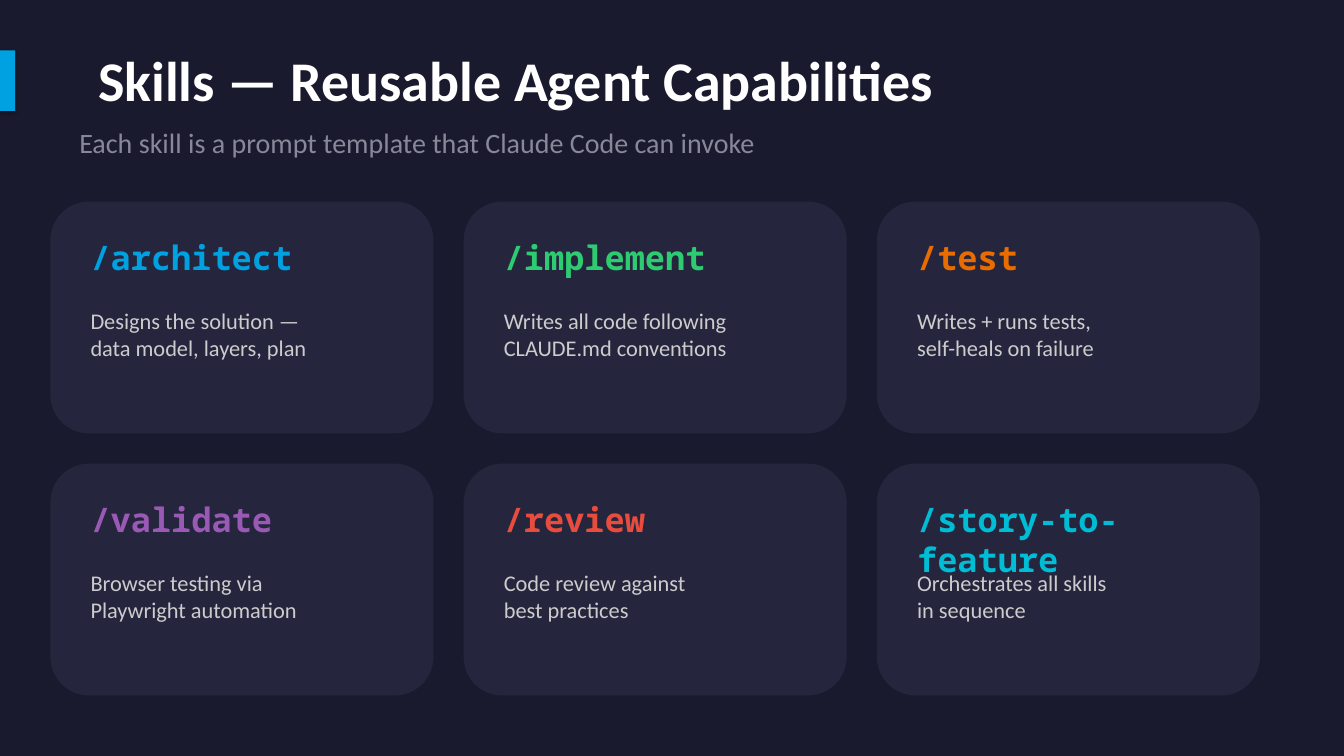
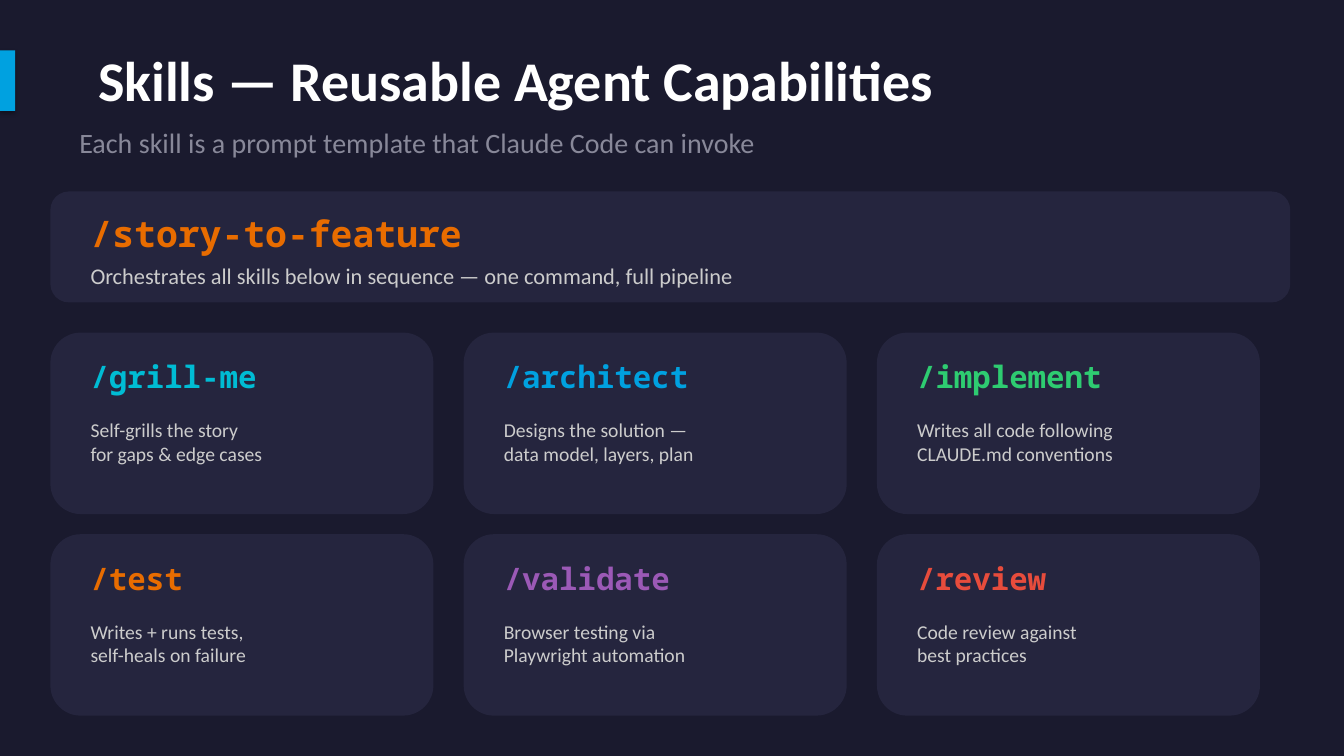
Before and after one commit to vernemi2/claude-code-user-group, a slide deck: slide 11 of docs/presentation.pptx. Drawn at 1344x756 pixels with LibreOffice and Linux fonts; fonts in the diff are those of the drawing. Boxes give left, top, right and bottom in pixels: in the first picture for what was removed or moved away, otherwise in the second. Text is boxed around its words. In the diff, an @@ line names an element or a change of style, - is before the commit and + after.

```diff
--- a/docs/presentation.pptx
+++ b/docs/presentation.pptx
@@ rounded rectangle resized from (x1=50, y1=202, x2=434, y2=434) to (x1=50, y1=192, x2=1291, y2=302) @@
@@ text "/story-to-feature" moved from (x1=917, y1=508, x2=1119, y2=582) to (x1=91, y1=219, x2=462, y2=256) @@
@@ text "/story-to-feature" at (x1=91, y1=219, x2=462, y2=256): size 24 to 26 pt, text colour #00BCD4 to #E86C00 @@
@@ text at (x1=91, y1=268, x2=732, y2=288): text changed @@
-Orchestrates all skills
-in sequence
+Orchestrates all skills below in sequence — one command, full pipeline
@@ rounded rectangle resized from (x1=464, y1=202, x2=847, y2=434) to (x1=50, y1=333, x2=434, y2=514) @@
@@ rounded rectangle resized from (x1=877, y1=202, x2=1260, y2=434) to (x1=464, y1=333, x2=847, y2=514) @@
@@ text "/architect" moved from (x1=91, y1=244, x2=293, y2=271) to (x1=504, y1=364, x2=688, y2=389) @@
@@ rounded rectangle resized from (x1=50, y1=464, x2=434, y2=696) to (x1=877, y1=333, x2=1260, y2=514) @@
@@ text "/implement" moved from (x1=504, y1=244, x2=706, y2=278) to (x1=917, y1=364, x2=1101, y2=396) @@
@@ text added at (x1=91, y1=364, x2=257, y2=396), 22 pt, text #00BCD4, bold @@
+/grill-me
@@ text "Designs the solution — data ..." moved from (x1=91, y1=313, x2=306, y2=360) to (x1=504, y1=423, x2=693, y2=464) @@
@@ text "Writes all code following CLAUDE.md ..." moved from (x1=504, y1=313, x2=727, y2=356) to (x1=917, y1=423, x2=1112, y2=461) @@
@@ text added at (x1=91, y1=423, x2=262, y2=465), 14 pt, text #CCCCCC @@
+Self-grills the story
+for gaps & edge cases
@@ rounded rectangle resized from (x1=464, y1=464, x2=847, y2=696) to (x1=50, y1=534, x2=434, y2=716) @@
@@ rounded rectangle resized from (x1=877, y1=464, x2=1260, y2=696) to (x1=464, y1=534, x2=847, y2=716) @@
@@ rounded rectangle added at (x1=877, y1=534, x2=1260, y2=716), fill #25253E @@
@@ text "/test" moved from (x1=917, y1=246, x2=1018, y2=271) to (x1=91, y1=568, x2=183, y2=591) @@
@@ text "/validate" moved from (x1=91, y1=506, x2=273, y2=532) to (x1=504, y1=566, x2=670, y2=590) @@
@@ size 24 to 22 pt in 5 elements at (x1=504, y1=364, x2=688, y2=389), (x1=917, y1=364, x2=1101, y2=396), (x1=91, y1=568, x2=183, y2=591), (x1=504, y1=566, x2=670, y2=590), (x1=917, y1=566, x2=1046, y2=591) @@
@@ text "/review" moved from (x1=504, y1=506, x2=645, y2=533) to (x1=917, y1=566, x2=1046, y2=591) @@
@@ text "Writes + runs tests, self-heals ..." moved from (x1=917, y1=313, x2=1094, y2=356) to (x1=91, y1=625, x2=246, y2=662) @@
@@ text "Browser testing via Playwright automation" moved from (x1=91, y1=575, x2=297, y2=622) to (x1=504, y1=625, x2=685, y2=666) @@
@@ size 16 to 14 pt in 5 elements at (x1=504, y1=423, x2=693, y2=464), (x1=917, y1=423, x2=1112, y2=461), (x1=91, y1=625, x2=246, y2=662), (x1=504, y1=625, x2=685, y2=666), (x1=917, y1=625, x2=1077, y2=665) @@
@@ text "Code review against best practices" moved from (x1=504, y1=575, x2=685, y2=622) to (x1=917, y1=625, x2=1077, y2=665) @@
```
Also in this commit, not shown: 8 other files.
